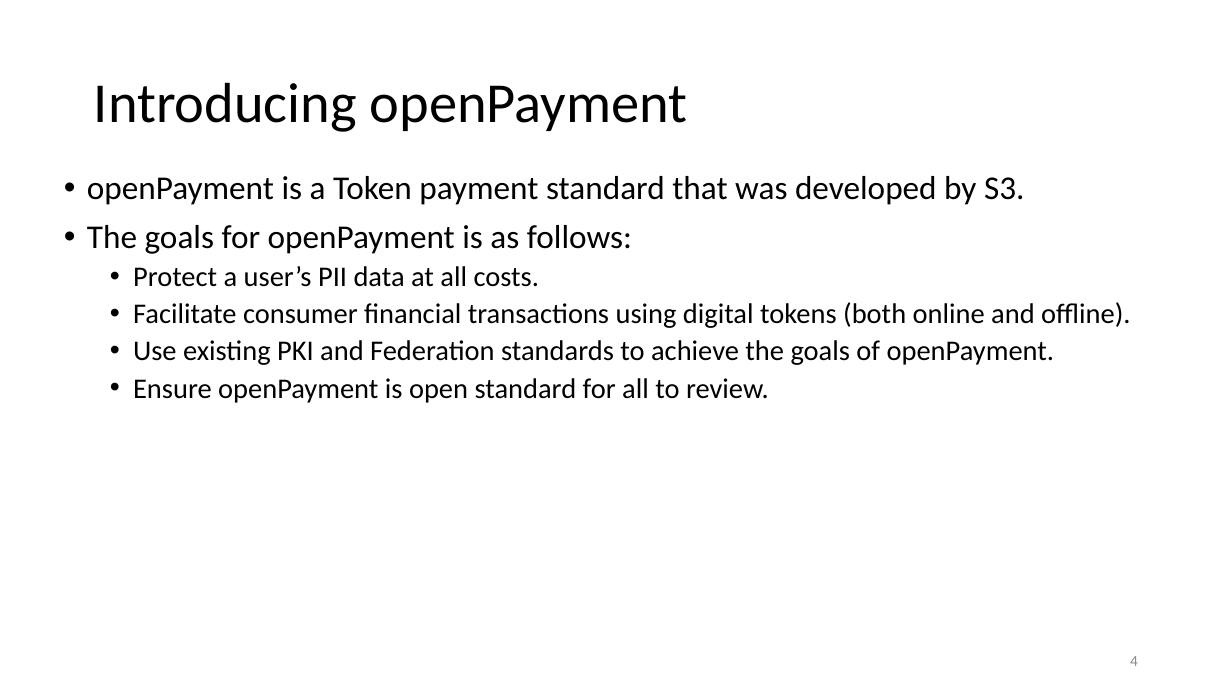
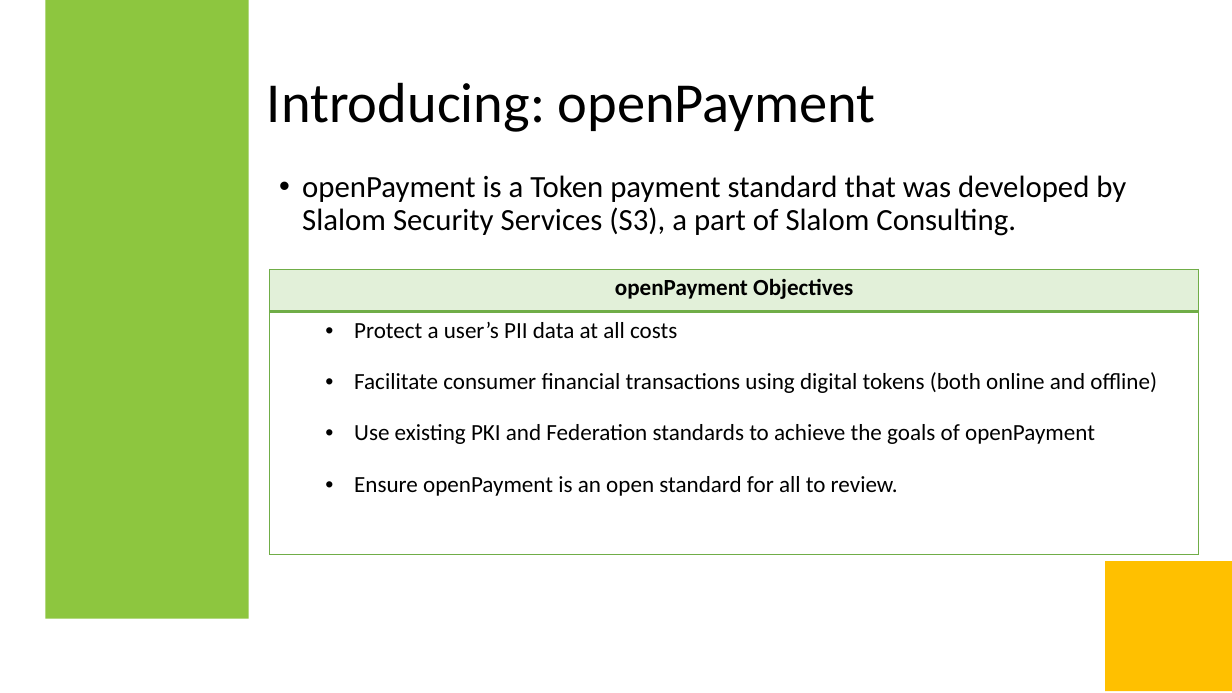
Before and after one commit to openIOU/OI-Standard, a slide deck: slide 4 of fancy/openPayment - Original Draft.pptx. Drawn at 1232x693 pixels with LibreOffice and Linux fonts; fonts in the diff are those of the drawing. Boxes give left, top, right and bottom in pixels: in the first picture for what was removed or moved away, otherwise in the second. Text is boxed around its words. In the diff, an @@ line names an element or a change of style, - is before the commit and + after.

```diff
--- a/fancy/openPayment - Original Draft.pptx
+++ b/fancy/openPayment - Original Draft.pptx
@@ rectangle added at [45,0,249,619], fill #8DC63F @@
@@ title at [267,82,876,132]: text changed @@
-Introducing openPayment
+Introducing: openPayment
@@ text at [302,175,1126,236]: text changed; size 22.2 to 24 pt @@
-• openPayment is a Token payment standard that was developed by S3.
-• The goals for openPayment is as follows:
-  • Protect a user’s PII data at all costs.
-  • Facilitate consumer financial transactions using digital tokens (both online and offline).
-  • Use existing PKI and Federation standards to achieve the goals of openPayment.
-  • Ensure openPayment is open standard for all to review.
+• openPayment is a Token payment standard that was developed by Slalom Security Services (S3), a part of Slalom Consulting.
@@ table added at [270,269,1199,552], 2 rows, 1 columns @@
+openPayment Objectives
+Protect a user’s PII data at all costs / Facilitate consumer financial transactions using digital tokens (both online and offline) / Use existing PKI and Federation standards to achieve the goals of openPayment / Ensure openPayment is an open standard for all to review.
@@ rectangle added at [1105,561,1232,691], fill #FFC000 @@
@@ page number removed at [1130,656,1138,666] @@
-4
```
Also in this commit, not shown: 3 other slides changed.
